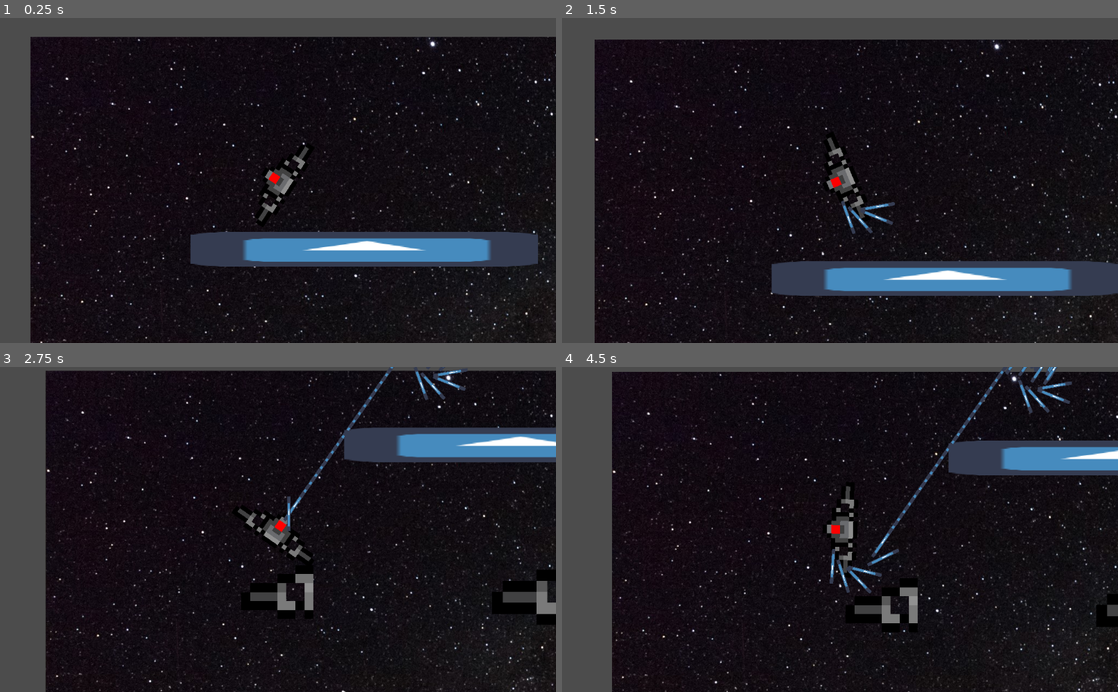
Above: before the commit, frames 1-4 (two rows, left to right).
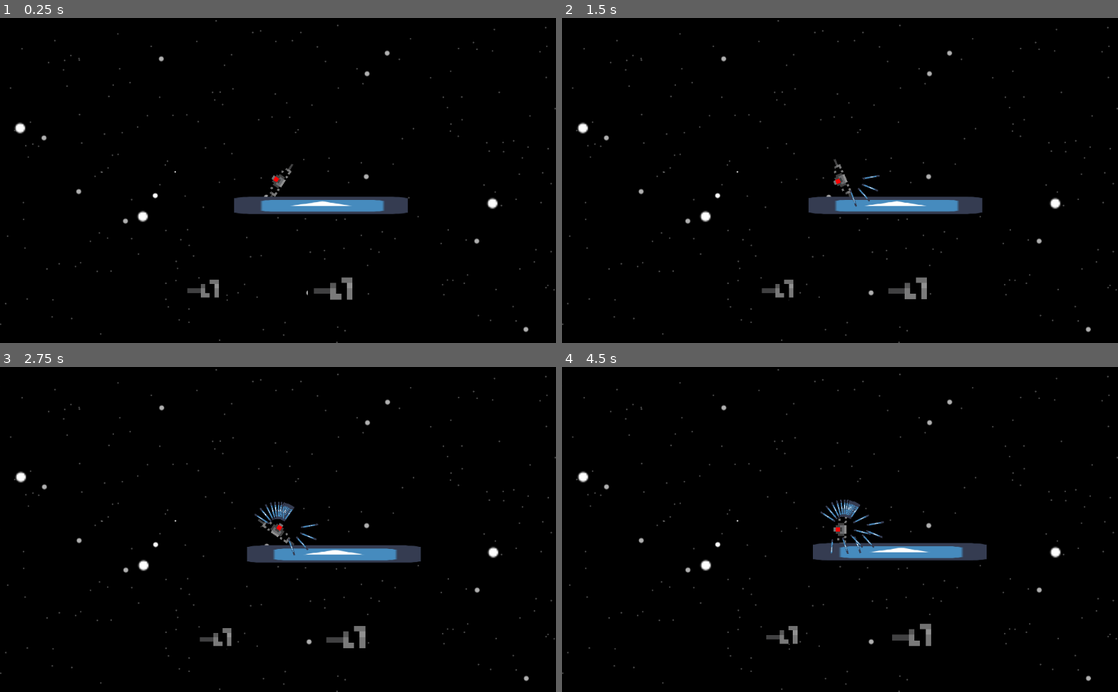
Above: after the commit, the same moments.

Repository: UltraArceus3/Spring-2020-Game-Jam
Game: Godot game, scene res://World/MAIN.tscn
Two runs of this game, one before a commit and one after it. Both use one fixed random seed, a clock stepped at 60 frames per second and the inputs below. The engine's default icon, where the game draws it, is replaced by a stand-in: a white triangle on a blue panel in a dark square.
Inputs (mouse positions are in pixels of both pictures, inside the frame that each line leads up to):
- Up to frame 1 (0.25 s): no input
- Up to frame 2 (1.5 s): tap Enter at 0.5 s; move the mouse to (962, 164) at 0.52 s; hold Middle mouse button (STOP, bound only after the commit) 0.53-1.28 s; tap Space at 1.25 s; move the mouse to (728, 196) at 1.27 s; right-click (728, 196) at 1.35 s
- Up to frame 3 (2.75 s): tap Middle mouse button (STOP, bound only after the commit) at 1.55, 2.3 s; move the mouse to (333, 458) at 2.02 s; press the mouse at (333, 458) at 2.03 s
- Up to frame 4 (4.5 s): move the mouse to (812, 594) at 2.77 s; release the mouse at (812, 594) at 2.78 s; tap Middle mouse button (STOP, bound only after the commit) at 2.85 s; tap Enter at 3.5 s; move the mouse to (1006, 578) at 3.52 s; hold Middle mouse button (STOP, bound only after the commit) 3.53-4.28 s; tap Space at 4.25 s; move the mouse to (673, 480) at 4.27 s; right-click (673, 480) at 4.35 s

The runs differ from the first frame. In frame 1, 32% of the frame differs, in the area x 0-100%, y 0-100%; in frame 2, 33%; in frame 3, 30%; in frame 4, 31%.

Commit message:
Background Starry

Diff:
--- /dev/null
+++ b/Godot Wild Jam 2020/World/Background.gd
@@ -0,0 +1,74 @@
+extends Node2D
+
+
+export var starCount = {
+		"backCount": 10000,
+		"midCount": 500,
+		"frontCount": 100
+}
+
+var starCurrent = {
+	"backCount": 0,
+	"midCount": 0,
+	"frontCount": 0
+}
+
+var star = preload("res://entities/Star.tscn")
+
+var i
+
+
+func _ready() -> void:
+	pass
+
+
+	#starBack.modulate = Color(1, 1, 1, 0.3)
+	#starMid.modulate = Color(1, 1, 1, 0.7)
+	#starFront.modulate = Color(1, 1, 1, 1)
+
+func random_coordinates(xlimit, ylimit, xstart = 0, ystart = 0):
+	randomize()
+	var x = randi() % xlimit + xstart
+	randomize()
+	var y = randi() % ylimit + ystart
+
+	return Vector2(x,y)
+
+func _process(delta):
+
+	var starBack = get_child(1).get_child(0)
+	var starMid = get_child(2).get_child(0)
+	var starFront = get_child(3).get_child(0)
+
+	while starCurrent.backCount < starCount.backCount:
+		i = star.instance()
+		i.back()
+		randomize()
+		i.position = random_coordinates(10000, 10000, -100, -100)
+		starBack.add_child(i)
+
+		#print(starCurrent.backCount)
+
+		starCurrent.backCount += 1
+
+	while starCurrent.midCount < starCount.midCount:
+		i = star.instance()
+		i.mid()
+		randomize()
+		i.position = random_coordinates(10000, 10000, -100, -100)
+		starMid.add_child(i)
+
+		print(starCurrent.midCount)
+
+		starCurrent.midCount += 1
+
+	while starCurrent.frontCount < starCount.frontCount:
+		i = star.instance()
+		i.front()
+		randomize()
+		i.position = random_coordinates(10000, 10000, -100, -100)
+		starFront.add_child(i)
+
+		print(starCurrent.frontCount)
+
+		starCurrent.frontCount += 1
--- a/Godot Wild Jam 2020/World/MAIN.tscn
+++ b/Godot Wild Jam 2020/World/MAIN.tscn
@@ -1,9 +1,11 @@
-[gd_scene load_steps=5 format=2]
+[gd_scene load_steps=7 format=2]
 
 [ext_resource path="res://entities/player.tscn" type="PackedScene" id=1]
 [ext_resource path="res://entities/Bullet.tscn" type="PackedScene" id=2]
 [ext_resource path="res://sprites/wing-0.png" type="Texture" id=3]
-[ext_resource path="res://sprites/night-sky-background-14391263141jp.jpg" type="Texture" id=4]
+[ext_resource path="res://sprites/black.png" type="Texture" id=4]
+[ext_resource path="res://sprites/star.png" type="Texture" id=5]
+[ext_resource path="res://World/Background.gd" type="Script" id=6]
 
 [node name="World" type="Node2D"]
 
@@ -24,19 +26,58 @@
 scale = Vector2( 16.625, 16.625 )
 texture = ExtResource( 3 )
 
-[node name="ParallaxBackground" type="ParallaxBackground" parent="."]
+[node name="Background" type="Node2D" parent="."]
+script = ExtResource( 6 )
+
+[node name="ParallaxBackground" type="ParallaxBackground" parent="Background"]
 scroll_offset = Vector2( 1, 1 )
-scroll_base_scale = Vector2( 0.1, 0.1 )
+scroll_base_scale = Vector2( 0.001, 0.001 )
 
-[node name="background" type="ParallaxLayer" parent="ParallaxBackground"]
+[node name="background" type="ParallaxLayer" parent="Background/ParallaxBackground"]
 motion_offset = Vector2( 5, 5 )
 
-[node name="TextureRect" type="TextureRect" parent="ParallaxBackground/background"]
-margin_right = 1894.0
-margin_bottom = 1252.0
+[node name="TextureRect" type="TextureRect" parent="Background/ParallaxBackground/background"]
+margin_left = -10760.0
+margin_top = -11142.0
+margin_right = 10355.0
+margin_bottom = 10366.0
 texture = ExtResource( 4 )
 expand = true
 stretch_mode = 2
 __meta__ = {
 "_edit_use_anchors_": false
 }
+
+[node name="ParallaxStarBack" type="ParallaxBackground" parent="Background"]
+scroll_offset = Vector2( 1, 1 )
+scroll_base_scale = Vector2( 0.01, 0.01 )
+
+[node name="star_back" type="ParallaxLayer" parent="Background/ParallaxStarBack"]
+
+[node name="star3" type="Sprite" parent="Background/ParallaxStarBack/star_back"]
+position = Vector2( 635.592, 562.453 )
+texture = ExtResource( 5 )
+
+[node name="ParallaxStarMid" type="ParallaxBackground" parent="Background"]
+scroll_offset = Vector2( 1, 1 )
+scroll_base_scale = Vector2( 0.03, 0.03 )
+
+[node name="star_mid" type="ParallaxLayer" parent="Background/ParallaxStarMid"]
+motion_offset = Vector2( 5, 5 )
+
+[node name="star2" type="Sprite" parent="Background/ParallaxStarMid/star_mid"]
+position = Vector2( 536.786, 634.051 )
+scale = Vector2( 3, 3 )
+texture = ExtResource( 5 )
+
+[node name="ParallaxStarFront" type="ParallaxBackground" parent="Background"]
+scroll_offset = Vector2( 1, 1 )
+scroll_base_scale = Vector2( 0.06, 0.06 )
+
+[node name="star_front" type="ParallaxLayer" parent="Background/ParallaxStarFront"]
+motion_offset = Vector2( 5, 5 )
+
+[node name="star" type="Sprite" parent="Background/ParallaxStarFront/star_front"]
+position = Vector2( 460.892, 694.194 )
+scale = Vector2( 6, 6 )
+texture = ExtResource( 5 )
--- a/Godot Wild Jam 2020/entities/Bullet.gd
+++ b/Godot Wild Jam 2020/entities/Bullet.gd
@@ -18,3 +18,8 @@
 	#move_and_collide()
 	if rotation != rot:
 		rotation = rot
+
+
+
+func _on_destroyTime_timeout() -> void:
+	queue_free()
--- a/Godot Wild Jam 2020/entities/Bullet.tscn
+++ b/Godot Wild Jam 2020/entities/Bullet.tscn
@@ -10,8 +10,15 @@
 script = ExtResource( 2 )
 
 [node name="Sprite" type="Sprite" parent="."]
+position = Vector2( 0, -35 )
 scale = Vector2( 0.1, 1 )
 texture = ExtResource( 1 )
 
 [node name="CollisionShape2D" type="CollisionShape2D" parent="."]
+position = Vector2( 0, -35 )
 shape = SubResource( 1 )
+
+[node name="destroyTime" type="Timer" parent="."]
+wait_time = 5.0
+autostart = true
+[connection signal="timeout" from="destroyTime" to="." method="_on_destroyTime_timeout"]
--- /dev/null
+++ b/Godot Wild Jam 2020/entities/Star.gd
@@ -0,0 +1,34 @@
+extends Sprite
+
+
+# Declare member variables here. Examples:
+# var a: int = 2
+# var b: String = "text"
+var red = 1
+var blue = 1
+# Called when the node enters the scene tree for the first time.
+func _ready() -> void:
+	pass
+
+func back():
+	scale = Vector2(1,1)
+	modulate = Color(1, 1, 1, 0.3)
+
+
+func mid():
+	color()
+	scale = Vector2(3,3)
+	modulate = Color(red, blue, 1, 0.7)
+
+func front():
+	color()
+	scale = Vector2(6,6)
+	modulate = Color(red, blue, 1, 1)
+
+
+func color():
+	pass
+	#randomize()
+	#red = randf()
+	#randomize()
+	#blue = randf()
--- /dev/null
+++ b/Godot Wild Jam 2020/entities/Star.tscn
@@ -0,0 +1,9 @@
+[gd_scene load_steps=3 format=2]
+
+[ext_resource path="res://sprites/star.png" type="Texture" id=1]
+[ext_resource path="res://entities/Star.gd" type="Script" id=2]
+
+[node name="Star" type="Sprite"]
+scale = Vector2( 8, 8 )
+texture = ExtResource( 1 )
+script = ExtResource( 2 )
--- a/Godot Wild Jam 2020/entities/player.gd
+++ b/Godot Wild Jam 2020/entities/player.gd
@@ -62,3 +62,6 @@
 		i.rot = rotation
 		i.position = $position_calc.global_position
 		get_parent().add_child(i)
+
+	if Input.is_action_pressed("STOP"):
+		velo = Vector2.ZERO
--- a/Godot Wild Jam 2020/entities/player.tscn
+++ b/Godot Wild Jam 2020/entities/player.tscn
@@ -12,8 +12,8 @@
 script = ExtResource( 2 )
 
 [node name="Camera2D" type="Camera2D" parent="."]
-visible = false
 current = true
+zoom = Vector2( 2, 2 )
 
 [node name="position_calc" type="Node2D" parent="."]
 visible = false
--- a/Godot Wild Jam 2020/project.godot
+++ b/Godot Wild Jam 2020/project.godot
@@ -34,6 +34,13 @@
 , Object(InputEventKey,"resource_local_to_scene":false,"resource_name":"","device":0,"alt":false,"shift":false,"control":false,"meta":false,"command":false,"pressed":false,"scancode":32,"unicode":0,"echo":false,"script":null)
  ]
 }
+STOP={
+"deadzone": 0.51,
+"events": [ Object(InputEventMouseButton,"resource_local_to_scene":false,"resource_name":"","device":0,"alt":false,"shift":false,"control":false,"meta":false,"command":false,"button_mask":0,"position":Vector2( 0, 0 ),"global_position":Vector2( 0, 0 ),"factor":1.0,"button_index":3,"pressed":false,"doubleclick":false,"script":null)
+, Object(InputEventKey,"resource_local_to_scene":false,"resource_name":"","device":0,"alt":false,"shift":false,"control":false,"meta":false,"command":false,"pressed":false,"scancode":83,"unicode":0,"echo":false,"script":null)
+, Object(InputEventKey,"resource_local_to_scene":false,"resource_name":"","device":0,"alt":false,"shift":false,"control":false,"meta":false,"command":false,"pressed":false,"scancode":16777234,"unicode":0,"echo":false,"script":null)
+ ]
+}
 
 [rendering]
 
Binary file added: Godot Wild Jam 2020/sprites/black.png
Not shown, added: Godot Wild Jam 2020/sprites/black.png.import
Binary file added: Godot Wild Jam 2020/sprites/star.png
Not shown, added: Godot Wild Jam 2020/sprites/star.png.import
Not shown, added: Godot Wild Jam 2020/sprites/star.png~
